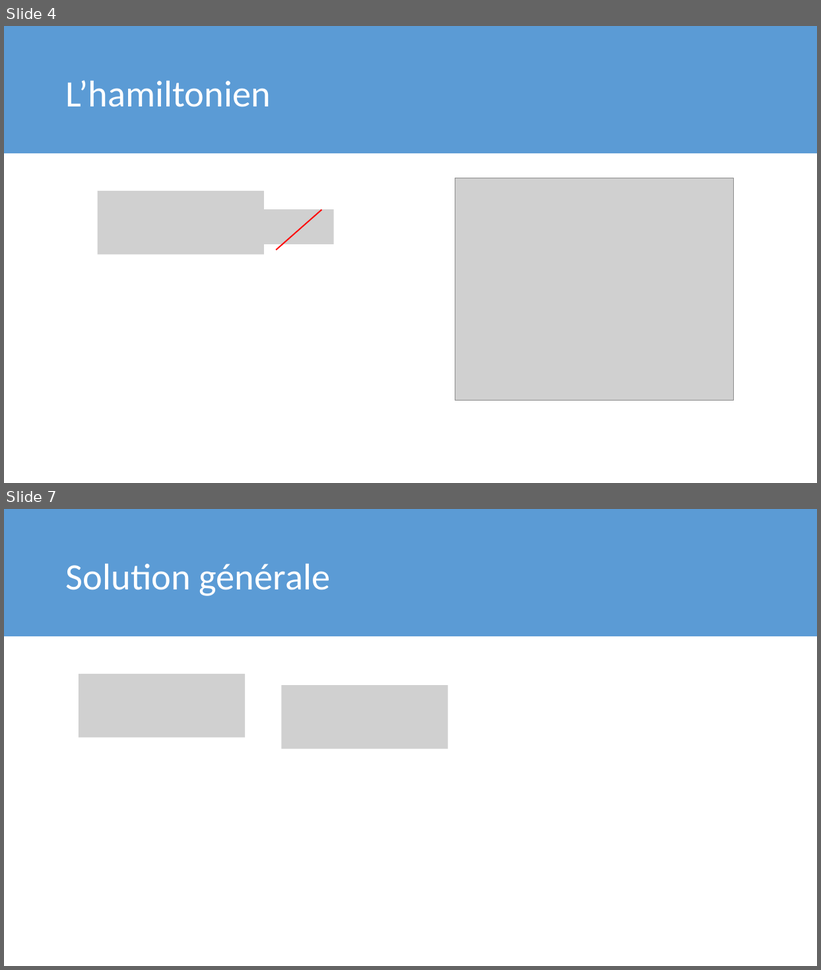
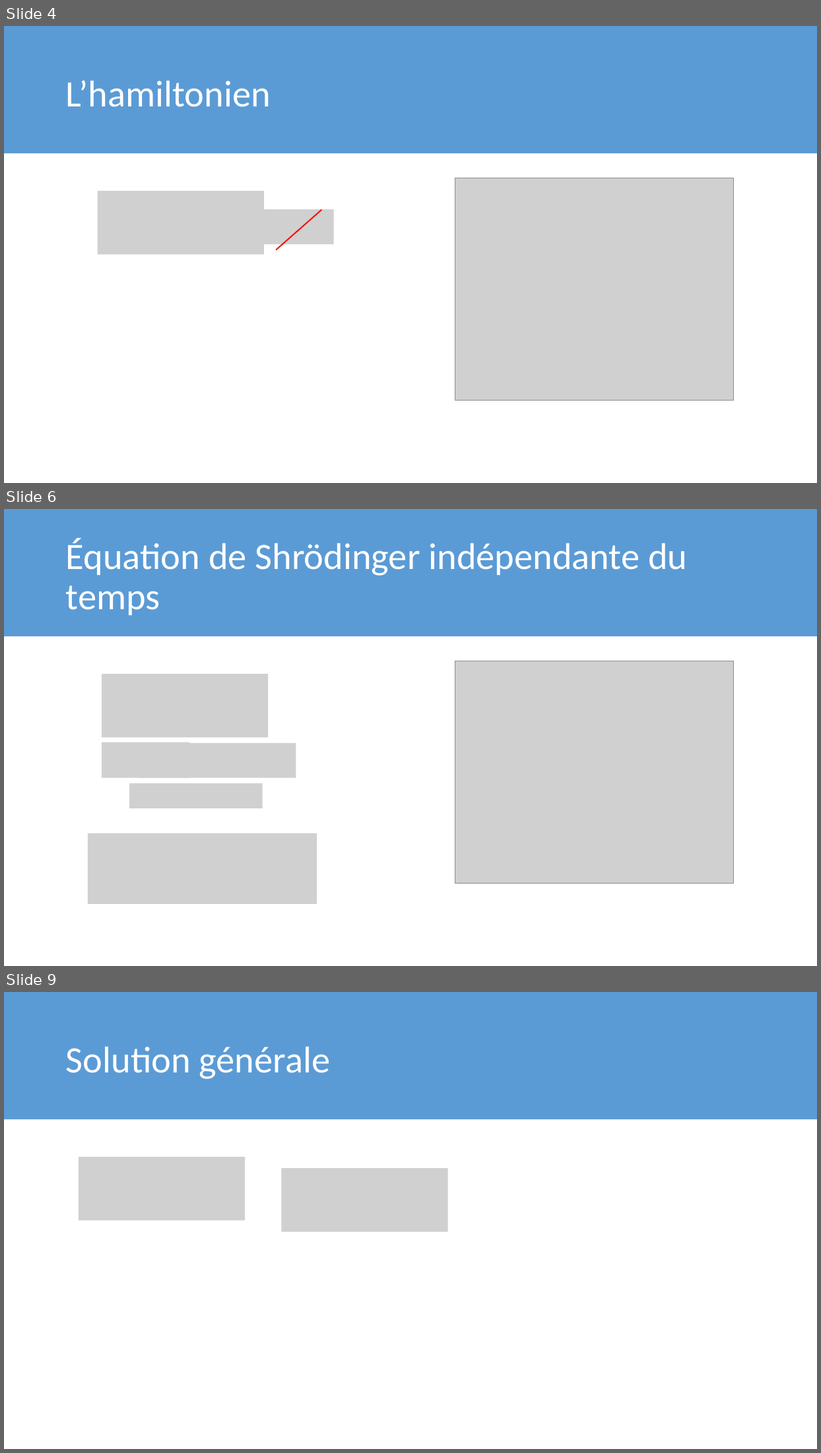
Before and after one commit to meitnerium/theochem, a slide deck: 4_1_Cas_Simple_particule_boite/particule_boite.pptx. Shown one above the other, each under a label of ours: slides 4 and 7 before the commit, slides 4, 6 and 9 after it; the slides between them are not shown. The pictures are 821x970 and 821x1453 pixels, drawn with LibreOffice and Linux fonts; fonts in the diff are those of the drawing; grey boxes stand for pictures. Boxes give left, top, right and bottom in pixels: in the first picture for what was removed or moved away, otherwise in the second. Text is boxed around its words. In the diff, an @@ line names an element or a change of style, - is before the commit and + after.

```diff
--- a/4_1_Cas_Simple_particule_boite/particule_boite.pptx
+++ b/4_1_Cas_Simple_particule_boite/particule_boite.pptx
@@ slide 6 added at [4, 509, 817, 966], background #FFFFFF @@
@@ rectangle added at [4, 509, 817, 636], fill #5B9BD5 @@
@@ title added at [66, 538, 687, 615], 44 pt, text #FFFFFF @@
+Équation de Shrödinger indépendante du temps
@@ picture added at [455, 661, 733, 883] @@
@@ picture added at [102, 674, 268, 738] @@
@@ picture added at [102, 743, 189, 778] @@
@@ picture added at [139, 743, 296, 778] @@
@@ picture added at [129, 784, 263, 809] @@
@@ picture added at [88, 834, 317, 904] @@
@@ what was slide 7 is now slide 9 @@
```
Also in this commit, not shown: 2 slides changed, 1 other slide added, 1 other file.
